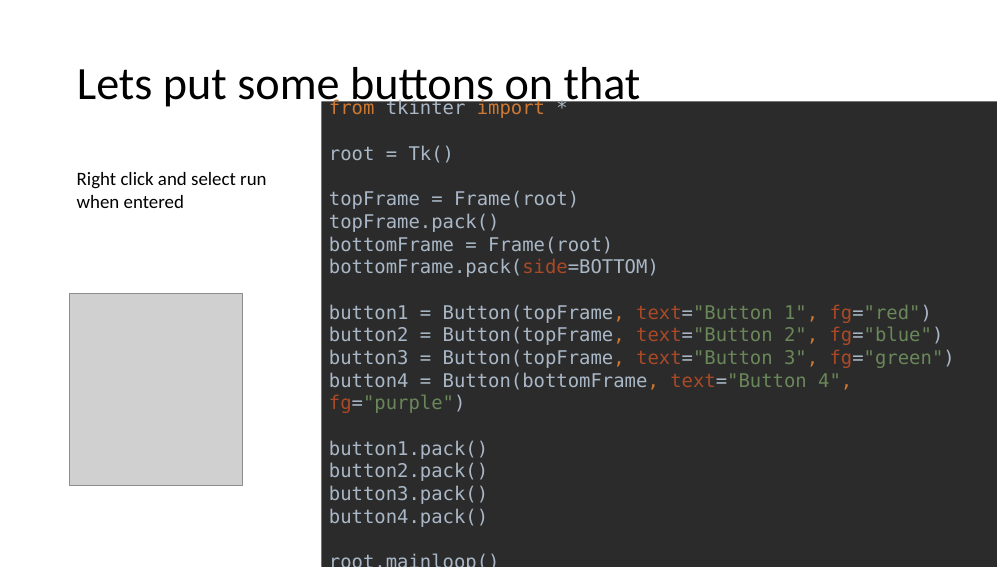
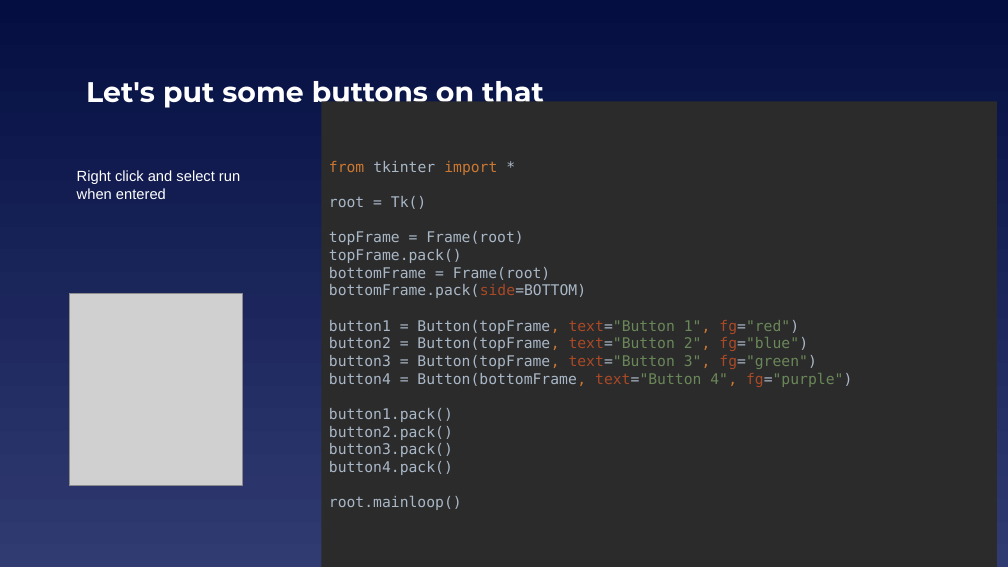
Before and after one commit to EELabMan/RPi-Touch-Display, a slide deck: slide 10 of Raspberry Pi TouchScreen Displays.pptx (slide 12 before the commit). Drawn at 1008x567 pixels with LibreOffice and Linux fonts; fonts in the diff are those of the drawing; grey boxes stand for pictures. Boxes give left, top, right and bottom in pixels: in the first picture for what was removed or moved away, otherwise in the second. Text is boxed around its words. In the diff, an @@ line names an element or a change of style, - is before the commit and + after.

```diff
--- a/Raspberry Pi TouchScreen Displays.pptx
+++ b/Raspberry Pi TouchScreen Displays.pptx
@@ background #FFFFFF to gradient #040E41 to #303B72 @@
@@ title at (86,81,544,108): text changed; size 44 to 27 pt; font Calibri to Montserrat; text colour #000000 to #FFFFFF; bold on @@
-Lets put some buttons on that
+Let's put some buttons on that
@@ rectangle "from tkinter import * root ..." at (321,101,997,567): size 18 to 14 pt @@
@@ text "Right click and select run ..." at (77,170,240,199): size 18 to 14 pt, font Calibri to Arial, text colour #000000 to #FFFFFF @@
```
Also in this commit, not shown: 15 other slides changed, 7 slides added, 6 slides removed, 1 other file.
